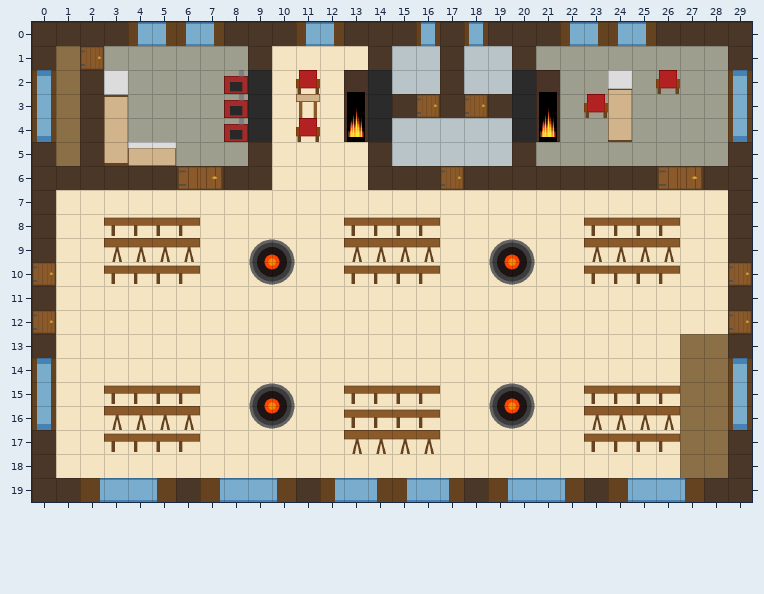
An edit to a level. Tiled map, maps/floor_1.tmx. Above, as it was before the edit.
Cells are 64x64 px. Shown: x 0..29, y 0..19.
The same view after the edit:
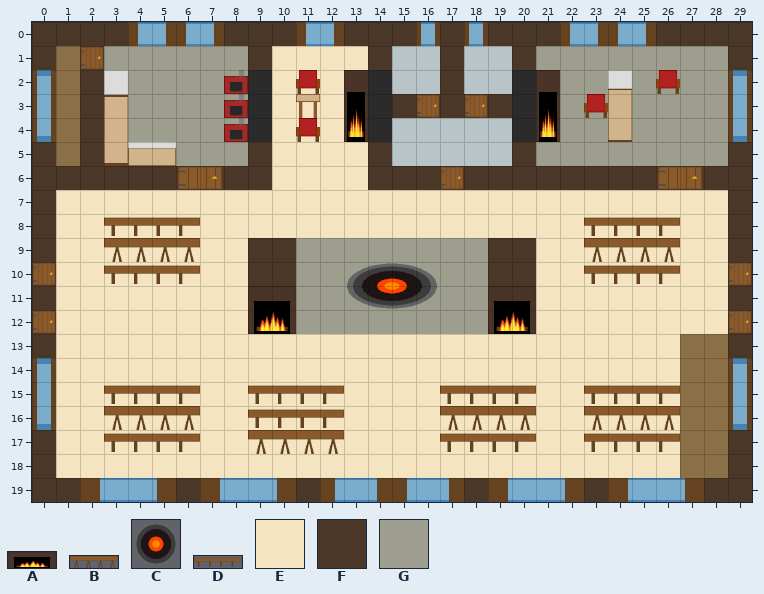
Key: from "fireplace_wide_with_fire": A 0; from "object_sprites": B 2 "table", C 5 "hearth", D 9 "bench"; from "tiles": E 0, F 1, G 2.
_ is an empty cell.
Objects are placed by their top-left corner, in cells (3,4 is the top-left corner of cell 3,4); size is 1x1 cell unless given.
From old to new:
Layer "floor":
y 9..12: x 11..18 EEEEEEEE -> GGGGGGGG
Layer "walls":
y 9..10: x 9..10 __ -> FF; x 19..20 __ -> FF
Layer "objects":
changed: C "hearth-central" at 19,9 size 2x2 -> C "hearth-central" at 13,10 size 4x2
changed: D "bench" at 13,15 size 4x1 -> D "bench" at 9,15 size 4x1
changed: D "bench" at 13,8 size 4x1 -> D "bench" at 17,15 size 4x1
changed: B "table" at 13,9 size 4x1 -> B "table" at 17,16 size 4x1
changed: D "bench" at 13,16 size 4x1 -> D "bench" at 9,16 size 4x1
changed: B "table" at 13,17 size 4x1 -> B "table" at 9,17 size 4x1
changed: D "bench" at 13,10 size 4x1 -> D "bench" at 17,17 size 4x1
added: A "fireplace" at 9,11 size 2x2
added: A "fireplace" at 19,11 size 2x2
removed: C "hearth-central" at 9,9 size 2x2
removed: C "hearth-central" at 9,15 size 2x2
removed: C "hearth-central" at 19,15 size 2x2
Changed places in both pictures, as pixel boxes (x1, y1, x2, y2):
changed: (248, 217, 536, 334)
changed: (248, 383, 536, 454)
